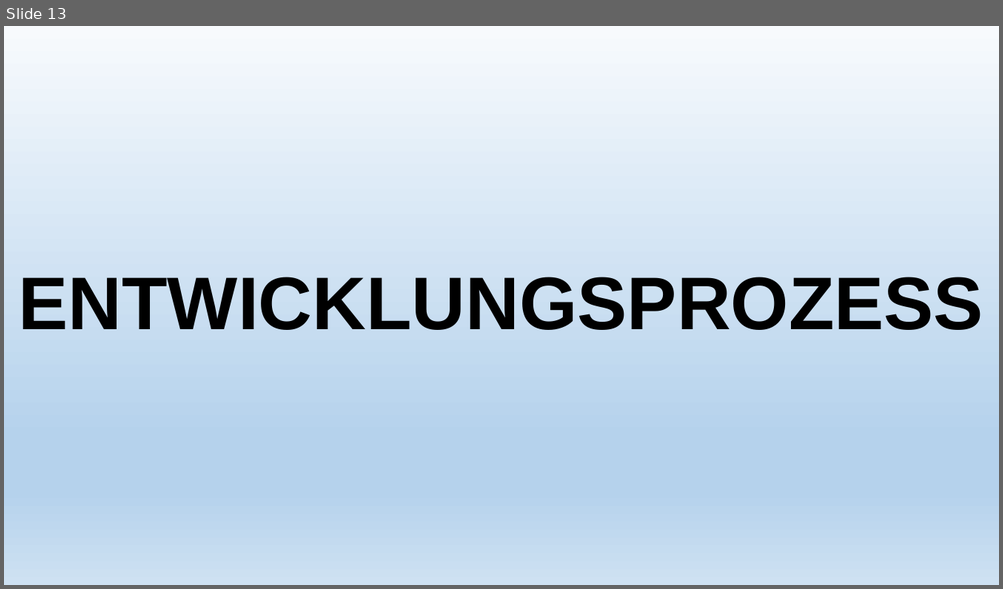
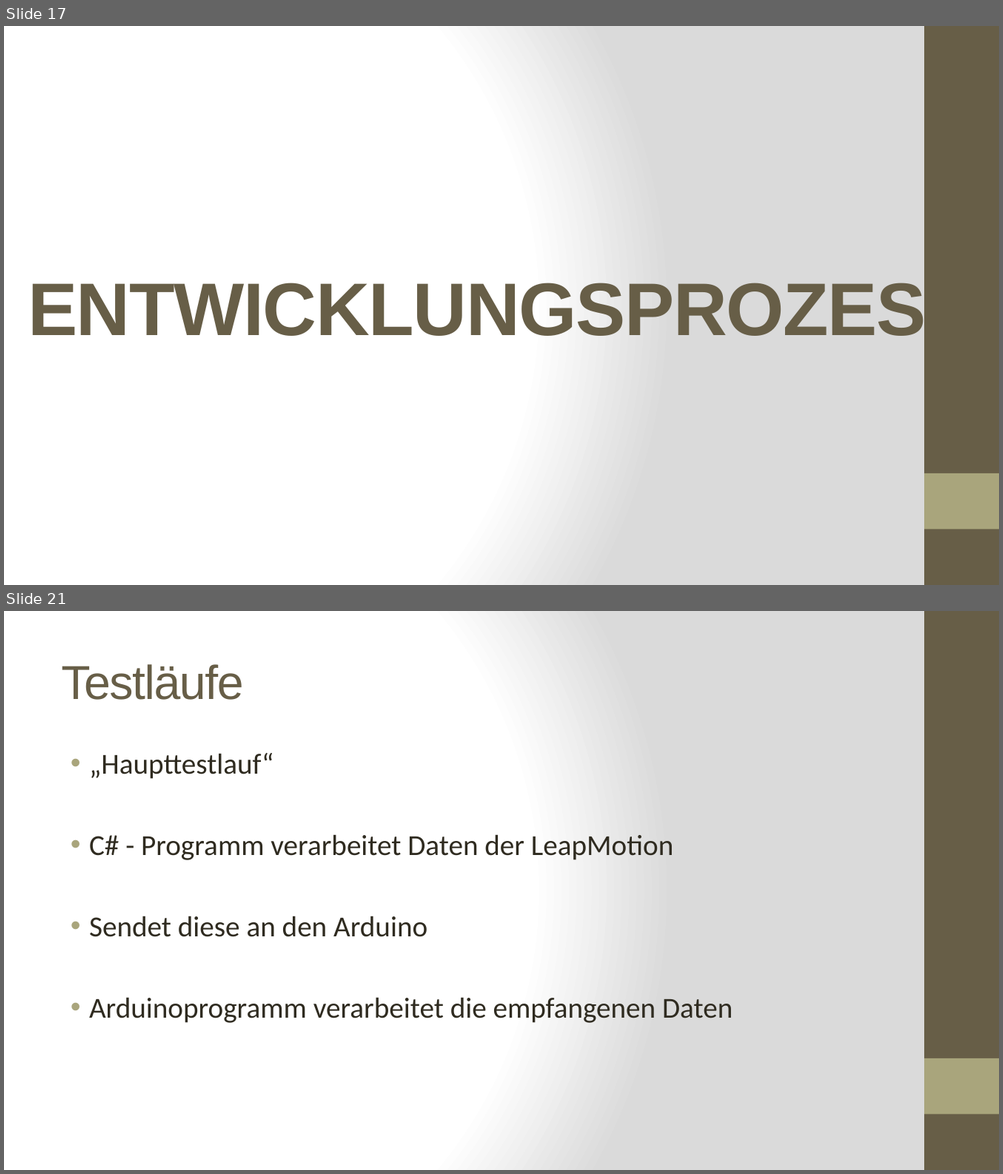
Before and after one commit to LeapMotionRobotTeam/Projekt-Roboter_mit_LeapMotion, a slide deck: Allgemeines/praesentation.pptx. Shown one above the other, each under a label of ours: slide 13 before the commit, slides 17 and 21 after it; the slides between them are not shown. The pictures are 1003x589 and 1003x1174 pixels, drawn with LibreOffice and Linux fonts; fonts in the diff are those of the drawing. Boxes give left, top, right and bottom in pixels: in the first picture for what was removed or moved away, otherwise in the second. Text is boxed around its words. In the diff, an @@ line names an element or a change of style, - is before the commit and + after.

```diff
--- a/Allgemeines/praesentation.pptx
+++ b/Allgemeines/praesentation.pptx
@@ slide 21 added at [4, 611, 999, 1170], background gradient #FFFFFF to #DADADA; not listed: 2 template elements that a slide beside it also shows @@
@@ title added at [61, 664, 243, 700], 46 pt, text #675E47 @@
+Testläufe
@@ text added at [89, 753, 732, 1023], 28 pt, text #2F2B20 @@
+• „Haupttestlauf“
+• C# - Programm verarbeitet Daten der LeapMotion
+• Sendet diese an den Arduino
+• Arduinoprogramm verarbeitet die empfangenen Daten
@@ what was slide 13 is now slide 17 @@
@@ slide 17 changed as well @@
@@ background gradient #F7FAFD to #B5D2EC to #CEE1F2 to gradient #FFFFFF to #DADADA @@
@@ title "ENTWICKLUNGSPROZESS" at [28, 276, 974, 349]: text colour #000000 to #675E47, letter spacing 0 to -1 pt; line spacing 0.9 to 1 @@
@@ rectangle added at [924, 26, 999, 585], fill #675E47 @@
@@ rectangle added at [924, 474, 999, 530], fill #A9A57C @@
```
Also in this commit, not shown: 13 other slides changed, 8 other slides added.
